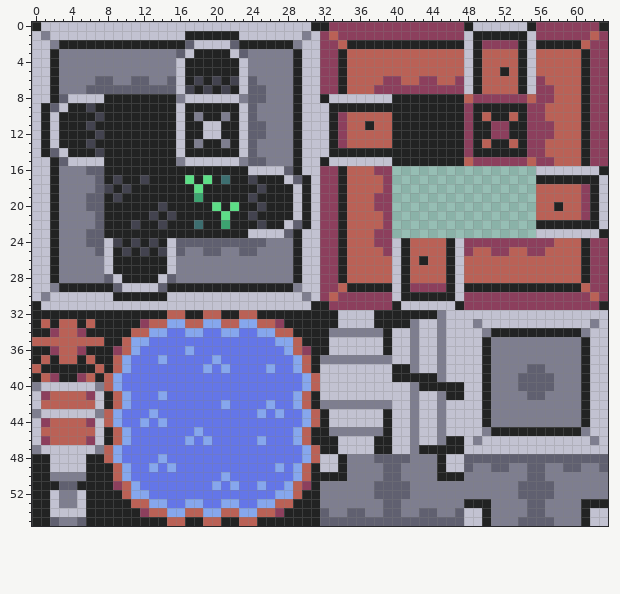
Pixel-art sprite: assets/sprites/tileset.png. That is the earlier state.
The file is 64x56 pixels.
New version:
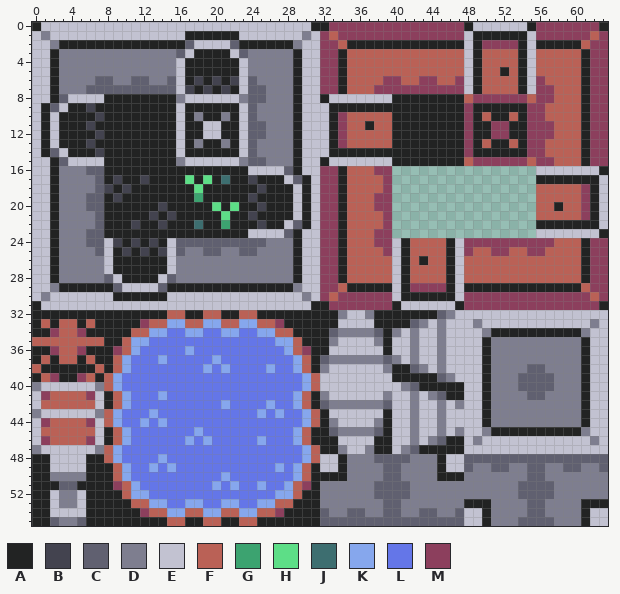
Palette (. is transparent): A #222323  B #43434f  C #606070  D #7e7e8f  E #c2c2d1  F #ba6156  G #3ca370  H #5dde87  J #3d6e70  K #86a7ed  L #6476e8  M #8c3f5d
Edits made:
y 32: x 34 E -> D; x 37 E -> D; x 45..46 DE -> CD
y 33: x 42..43 DE -> CD
y 34: x 33 D -> C; x 38 D -> C; x 40 E -> D
y 35: x 33 E -> D; x 38 E -> D
y 37: x 32 D -> C; x 39..40 DE -> CD
y 38: x 32 E -> D; x 39 E -> D; x 42..43 DE -> CD
y 39: x 45..46 DE -> CD
y 40: x 41..42 ED -> DC
y 41: x 32 E -> D; x 39 E -> D; x 44..45 ED -> DC
y 42: x 32 D -> C; x 39 D -> C; x 47 E -> D
y 44: x 33 E -> D; x 38 E -> D
y 45: x 33 D -> C; x 38 D -> C; x 47 E -> D
y 46: x 44..45 ED -> DC
y 47: x 34 E -> D; x 37 E -> D; x 41..42 ED -> DC
Changed places in both pictures, as pixel boxes (x1, y1, x2, y2):
changed: (320, 310, 464, 454)
